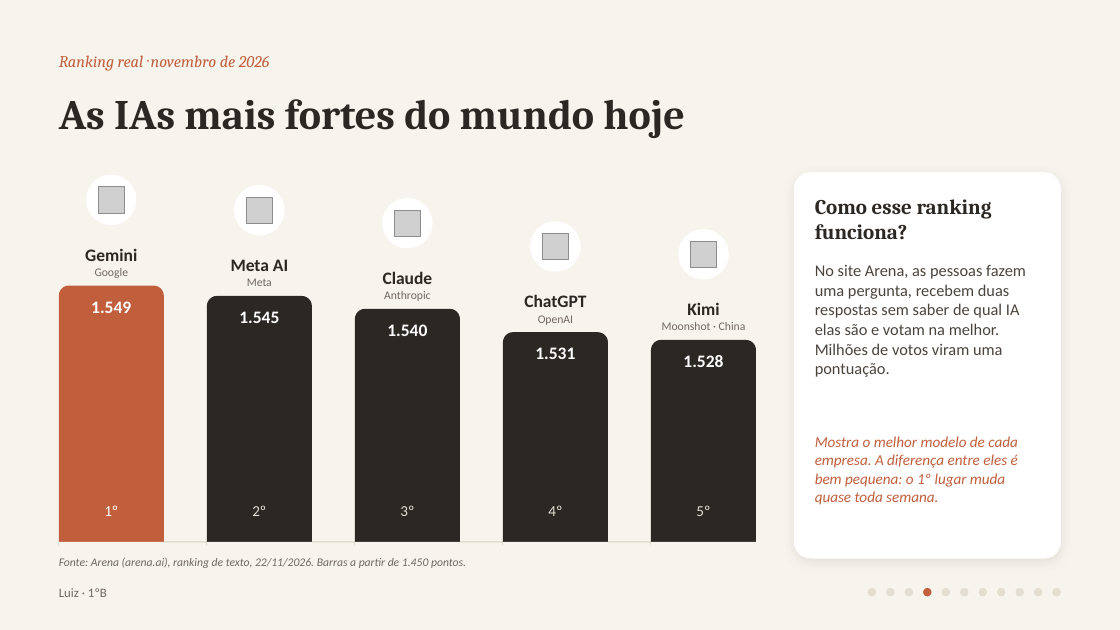
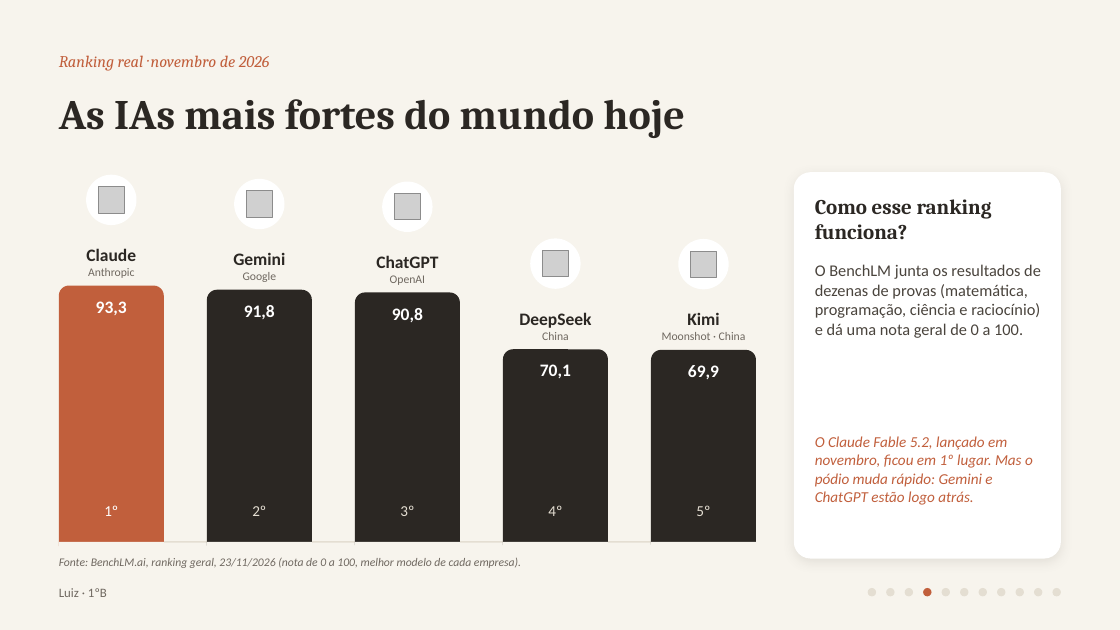
Before and after one commit to ArkhamKnight15/claude, a slide deck: slide 4 of apresentacao-ia/IA - Anthropic - Claude.pptx. Drawn at 1120x630 pixels with LibreOffice and Linux fonts; fonts in the diff are those of the drawing; grey boxes stand for pictures. Boxes give left, top, right and bottom in pixels: in the first picture for what was removed or moved away, otherwise in the second. Text is boxed around its words. In the diff, an @@ line names an element or a change of style, - is before the commit and + after.

```diff
--- a/apresentacao-ia/IA - Anthropic - Claude.pptx
+++ b/apresentacao-ia/IA - Anthropic - Claude.pptx
@@ ellipse moved from (x1=234, y1=185, x2=285, y2=235) to (x1=234, y1=179, x2=285, y2=229) @@
@@ picture moved from (x1=246, y1=197, x2=272, y2=223) to (x1=246, y1=191, x2=272, y2=217) @@
@@ ellipse moved from (x1=382, y1=198, x2=433, y2=249) to (x1=382, y1=181, x2=433, y2=232) @@
@@ picture moved from (x1=543, y1=234, x2=569, y2=260) to (x1=394, y1=194, x2=420, y2=220) @@
@@ text "Claude" moved from (x1=383, y1=271, x2=433, y2=301) to (x1=86, y1=248, x2=136, y2=278) @@
@@ text "Gemini" moved from (x1=85, y1=248, x2=137, y2=278) to (x1=233, y1=252, x2=285, y2=282) @@
@@ text "ChatGPT" moved from (x1=524, y1=294, x2=586, y2=325) to (x1=376, y1=255, x2=438, y2=285) @@
@@ picture removed at (x1=394, y1=210, x2=420, y2=236) @@
@@ ellipse moved from (x1=530, y1=221, x2=581, y2=271) to (x1=530, y1=239, x2=581, y2=289) @@
@@ 1 picture, 1 text, 1 ellipse moved together from (x1=662, y1=229, x2=746, y2=330) to (x1=662, y1=239, x2=746, y2=340) @@
@@ text removed at (x1=231, y1=259, x2=288, y2=286) @@
-Meta AI
-Meta
@@ picture added at (x1=543, y1=250, x2=569, y2=276) @@
@@ text at (x1=815, y1=264, x2=1041, y2=338): text changed @@
-No site Arena, as pessoas fazem uma pergunta, recebem duas respostas sem saber de qual IA elas são e votam na melhor. Milhões de votos viram uma pontuação.
+O BenchLM junta os resultados de dezenas de provas (matemática, programação, ciência e raciocínio) e dá uma nota geral de 0 a 100.
@@ rounded rectangle resized from (x1=207, y1=296, x2=312, y2=555) to (x1=207, y1=290, x2=312, y2=555) @@
@@ rounded rectangle resized from (x1=355, y1=309, x2=460, y2=555) to (x1=355, y1=292, x2=460, y2=555) @@
@@ text at (x1=96, y1=301, x2=127, y2=315): text changed @@
-1.549
+93,3
@@ text at (x1=244, y1=305, x2=275, y2=319): text changed @@
-1.545
+91,8
@@ text at (x1=392, y1=308, x2=423, y2=322): text changed @@
-1.540
+90,8
@@ text added at (x1=519, y1=312, x2=591, y2=340), 15 pt, text #2B2723, bold @@
+DeepSeek
+China
@@ rounded rectangle resized from (x1=503, y1=332, x2=608, y2=555) to (x1=503, y1=350, x2=608, y2=555) @@
@@ rounded rectangle resized from (x1=651, y1=340, x2=756, y2=555) to (x1=651, y1=350, x2=756, y2=555) @@
@@ text at (x1=540, y1=364, x2=571, y2=378): text changed @@
-1.531
+70,1
@@ text at (x1=688, y1=365, x2=719, y2=379): text changed @@
-1.528
+69,9
@@ text at (x1=815, y1=436, x2=1033, y2=505): text changed @@
-Mostra o melhor modelo de cada empresa. A diferença entre eles é bem pequena: o 1º lugar muda quase toda semana.
+O Claude Fable 5.2, lançado em novembro, ficou em 1º lugar. Mas o pódio muda rápido: Gemini e ChatGPT estão logo atrás.
@@ text at (x1=59, y1=558, x2=521, y2=568): text changed @@
-Fonte: Arena (arena.ai), ranking de texto, 22/11/2026. Barras a partir de 1.450 pontos.
+Fonte: BenchLM.ai, ranking geral, 23/11/2026 (nota de 0 a 100, melhor modelo de cada empresa).
```
Also in this commit, not shown: 1 other slide changed, 1 other file.
